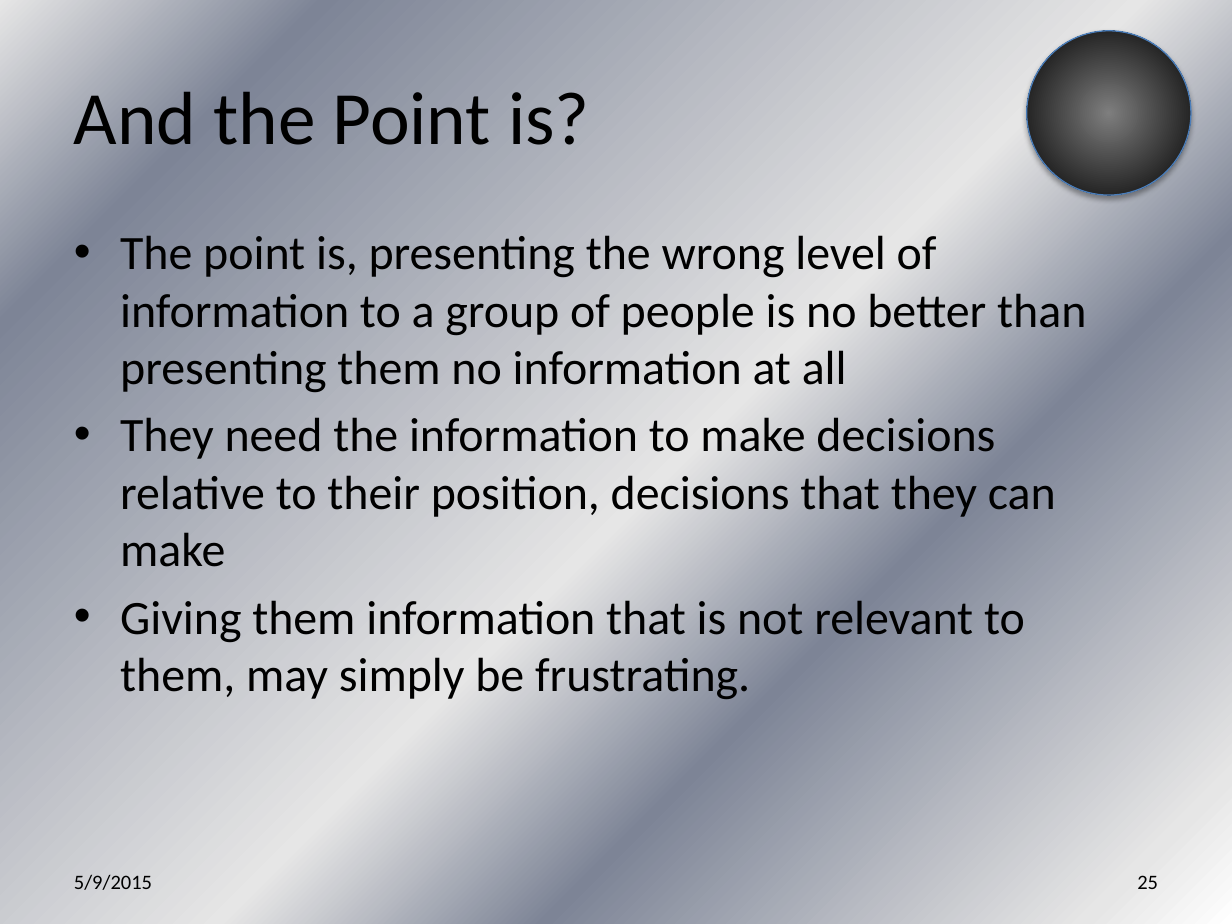
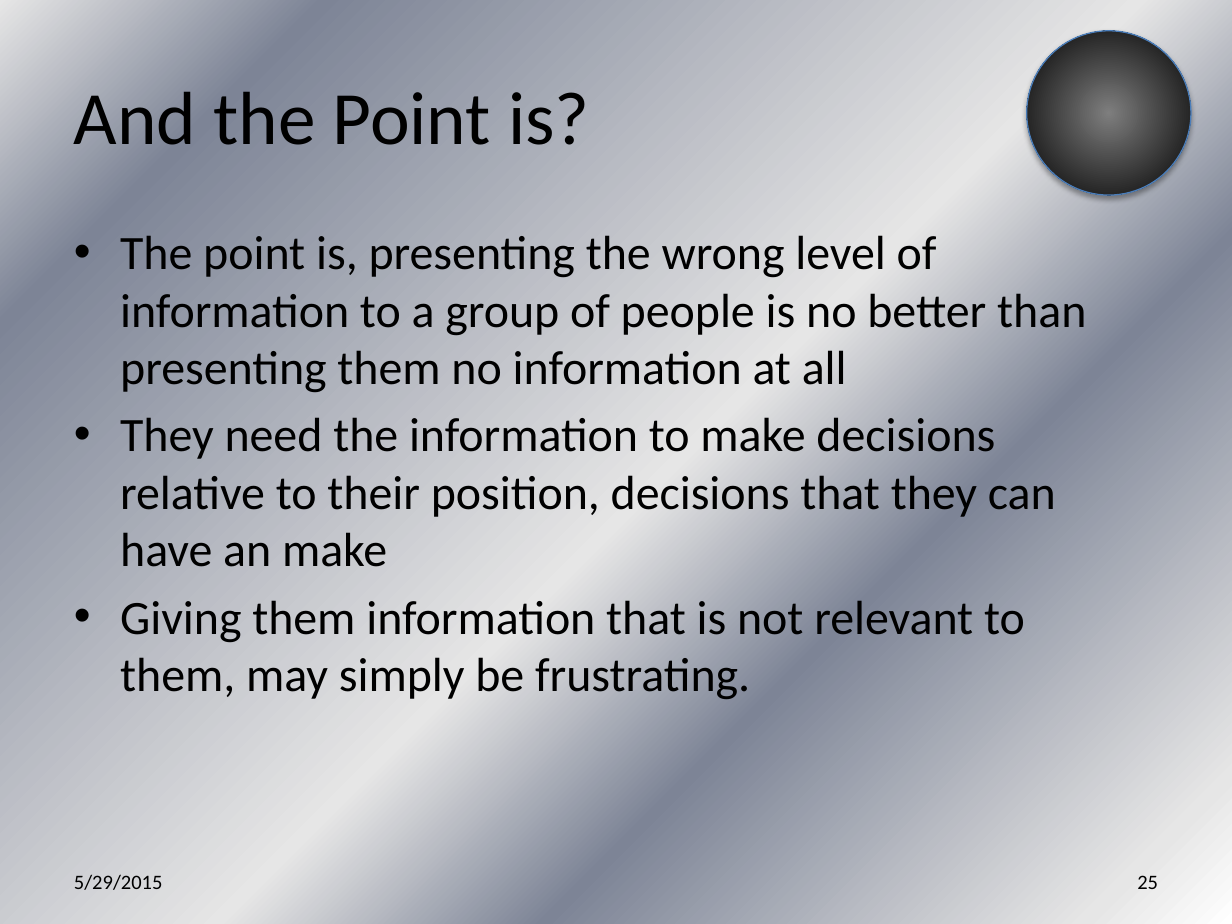
Before and after one commit to jegroom102080/What_is_Data_Science_Anyway, a slide deck: slide 25 of What is Data Science Anyway.pptx. Drawn at 1232x924 pixels with LibreOffice and Linux fonts; fonts in the diff are those of the drawing. Boxes give left, top, right and bottom in pixels: in the first picture for what was removed or moved away, otherwise in the second. Text is boxed around its words. In the diff, an @@ line names an element or a change of style, - is before the commit and + after.

```diff
--- a/What is Data Science Anyway.pptx
+++ b/What is Data Science Anyway.pptx
@@ text at box(120, 411, 1056, 567): text changed @@
-• They need the information to make decisions relative to their position, decisions that they can make
+• They need the information to make decisions relative to their position, decisions that they can have an make
@@ text at box(74, 874, 163, 890): text changed @@
-5/9/2015
+5/29/2015
```
Also in this commit, not shown: 43 other slides changed, 1 slide added, 1 other file.
